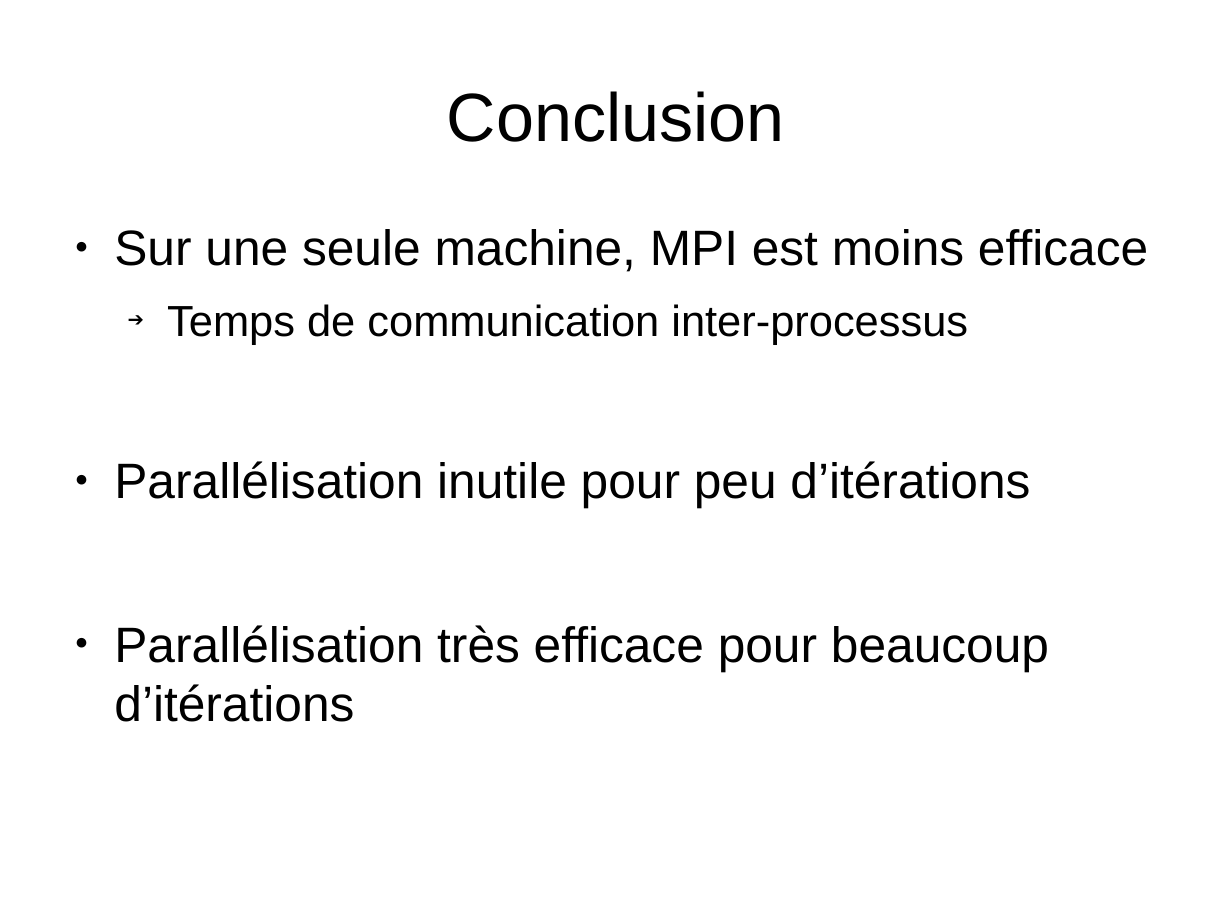
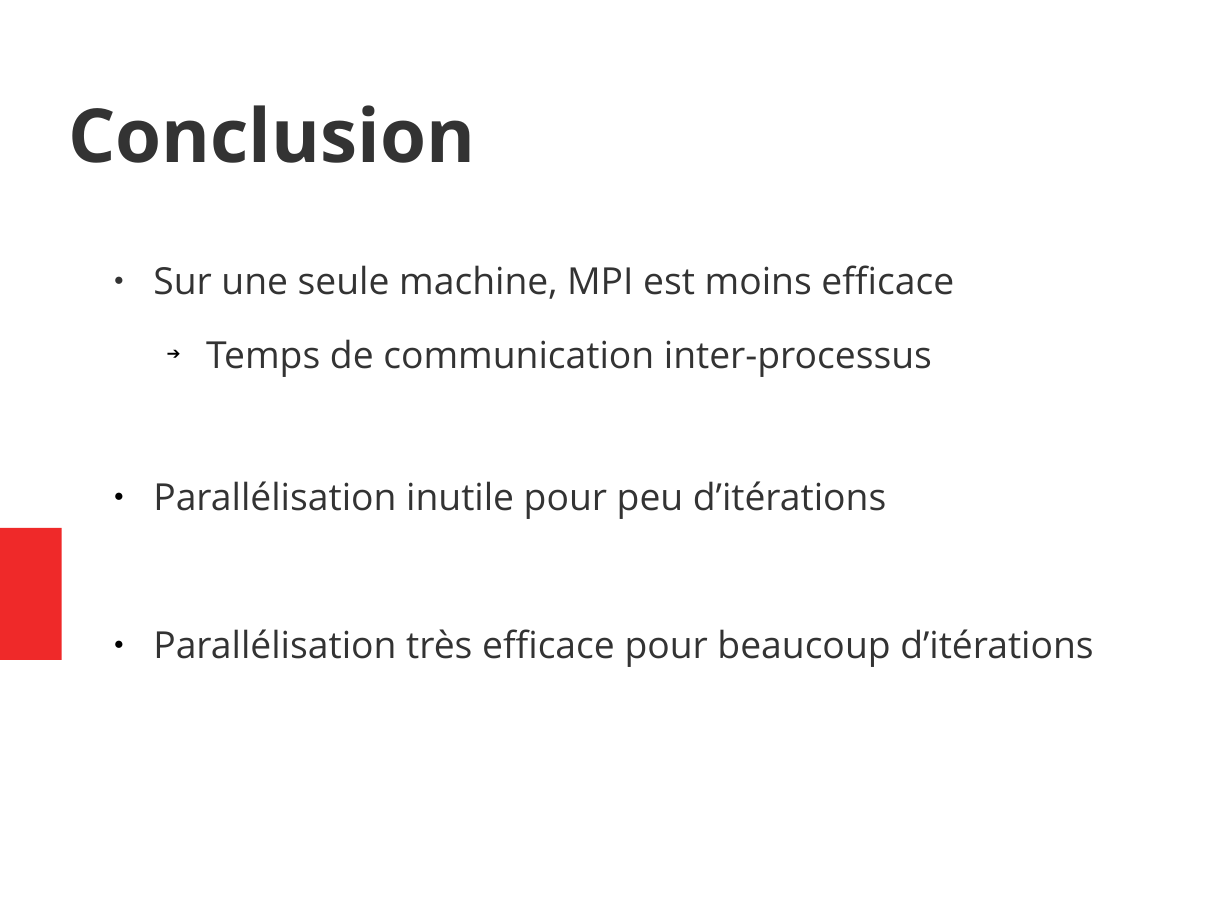
Before and after one commit to Elnathbeta/perf-project, a slide deck: slide 9 of oral.odp. Drawn at 1232x924 pixels with LibreOffice and Linux fonts; fonts in the diff are those of the drawing. Boxes give left, top, right and bottom in pixels: in the first picture for what was removed or moved away, otherwise in the second. Text is boxed around its words. In the diff, an @@ line names an element or a change of style, - is before the commit and + after.

```diff
--- a/oral.odp
+++ b/oral.odp
@@ title "Conclusion": place and size @@
-title "Conclusion" at [447,91,785,142]
+title "Conclusion" at [68,105,475,163]
@@ title "Conclusion" at [68,105,475,163]: size 44 to 48 pt, font Arial to Open Sans, text colour #000000 to #333333, bold on; alignment centre to left @@
@@ text "Sur une seule machine, MPI ...": place and size @@
-text "Sur une seule machine, MPI ..." at [114,229,1148,722]
+text "Sur une seule machine, MPI ..." at [153,265,1093,667]
@@ text "Sur une seule machine, MPI ..." at [153,265,1093,667]: size 32 to 24 pt in "Sur une seule machine, MPI est moins ...", "Parallélisation inutile pour peu d’itérations", "Parallélisation très efficace pour beaucoup d’itérations"; font Arial to Open Sans, text colour #000000 to #333333; size 28 to 24 pt in "Temps de communication inter-processus"; more space between paragraphs; bullet colour #000000 to #333333 @@
@@ rectangle added at [0,528,61,660], fill #EF2929 @@
```
Also in this commit, not shown: 7 other slides changed, 1 slide added, 1 slide removed, 3 other files.
